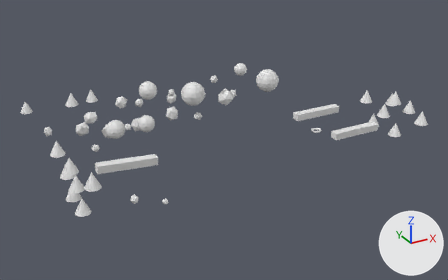
What one commit did to the FBX model assets/gameScene.fbx.
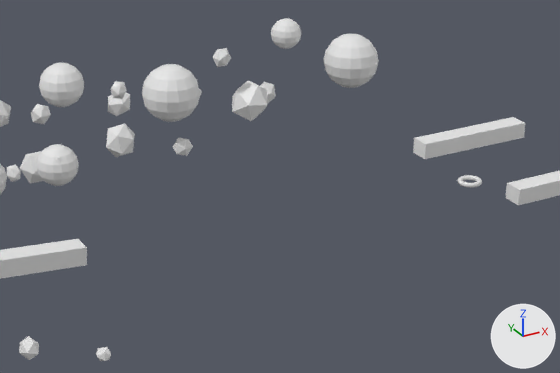
Each version is shown whole from a 50 mm camera at (-15.93, -28.54, 14.27) aimed at (1.26, 2.72, -1.36), then close up on the part from 27% to 79% of the width and 20% to 75% of the height. Every picture has the same lights, and +X, +Y and +Z are marked at lower right. Where no turn or scale is listed for an object, it has been applied to the vertices.

The first close-up shows 'AsteroidPlaceholder.003', 'AsteroidPlaceholder.005', 'AsteroidPlaceholder.018', 'CruiserPlaceholder', 'CruiserPlaceholder.001', 'CruiserPlaceholder.005', 'PlayerPlaceholder', 'boidAvoid', 'boidAvoid.002', 'boidAvoid.003', 'boidAvoid.004', 'boidAvoid.005'.
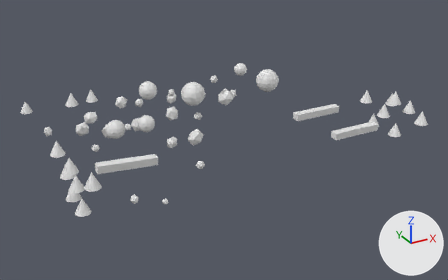
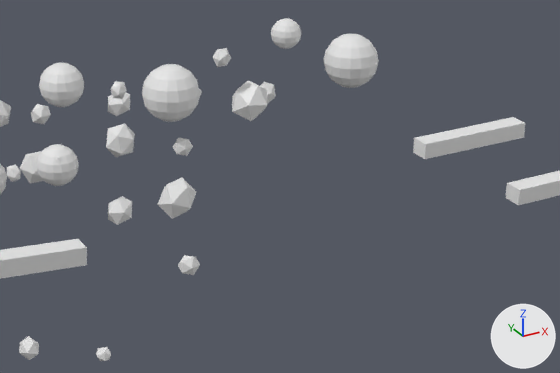
What differs and where, as boxes [x1, y1, x2, y2] in the close-ups (560 x 373 px):
'AsteroidPlaceholder.021', added
    after: [157, 178, 196, 219]
'AsteroidPlaceholder.019', added
    after: [108, 196, 132, 225]
'AsteroidPlaceholder.020', added
    after: [178, 255, 200, 275]
'PlayerPlaceholder', deleted
    before: [458, 175, 482, 188]

The edits, one by one:
Mesh me_asteroidplaceholder_000 is new.
It is a copy of me_asteroidplaceholder_013.
Object 'PlayerPlaceholder' (ob_playerplaceholder) is deleted.
Object 'AsteroidPlaceholder.021' (ob_asteroidplaceholder_021) is new; it shows me_asteroidplaceholder_000.
Its location is (-1.39, 1.32, -0.1).
Its rotation in degrees is (71, -164, 27).
Its scale is (0.455, 0.455, 0.455).
Object 'AsteroidPlaceholder.020' (ob_asteroidplaceholder_020) is new; it shows me_asteroidplaceholder_000.
Its location is (-2.11, -0.7, -0.85).
Its rotation in degrees is (76, 72, -23).
Its scale is (0.228, 0.228, 0.228).
Object 'AsteroidPlaceholder.019' (ob_asteroidplaceholder_019) is new; it shows me_asteroidplaceholder_000.
Its location is (-2.37, 2.51, -0.67).
Its rotation in degrees is (-58, 29, 61).
Its scale is (0.336, 0.336, 0.336).
